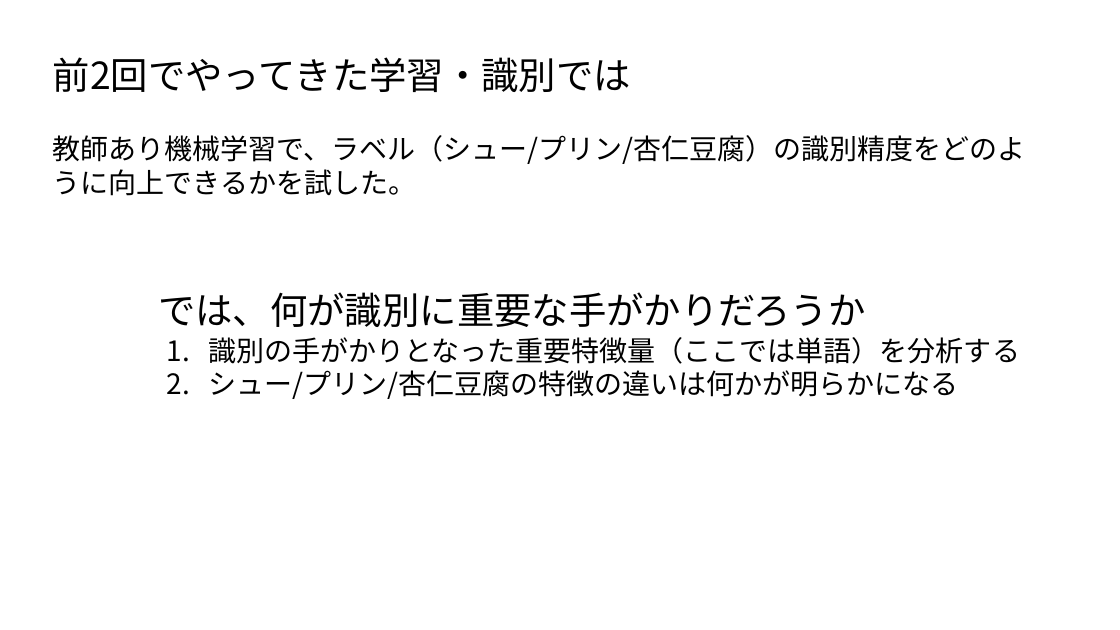
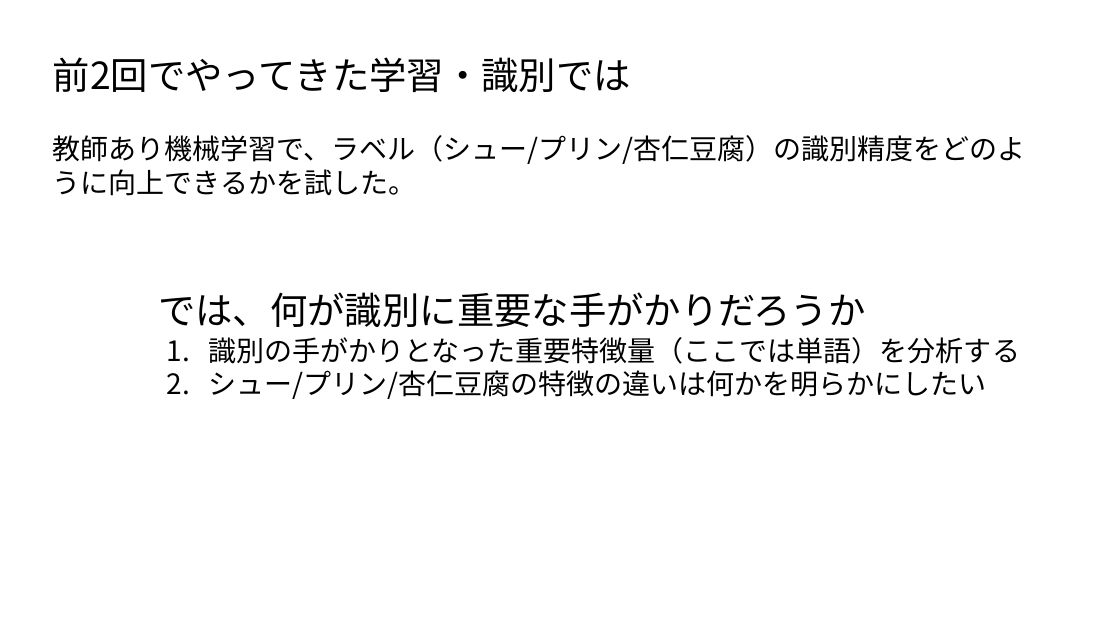
Before and after one commit to ueharaLab/NLP_7-PCA, a slide deck: slide 2 of NLP_6 PCA(BASICS).pptx. Drawn at 1120x630 pixels with LibreOffice and Linux fonts; fonts in the diff are those of the drawing. Boxes give left, top, right and bottom in pixels: in the first picture for what was removed or moved away, otherwise in the second. Text is boxed around its words. In the diff, an @@ line names an element or a change of style, - is before the commit and + after.

```diff
--- a/NLP_6 PCA(BASICS).pptx
+++ b/NLP_6 PCA(BASICS).pptx
@@ text at box(209, 370, 987, 399): text changed @@
-2. シュー/プリン/杏仁豆腐の特徴の違いは何かが明らかになる
+2. シュー/プリン/杏仁豆腐の特徴の違いは何かを明らかにしたい
```
Also in this commit, not shown: 5 other slides changed, 12 slides removed, 5 other files.
